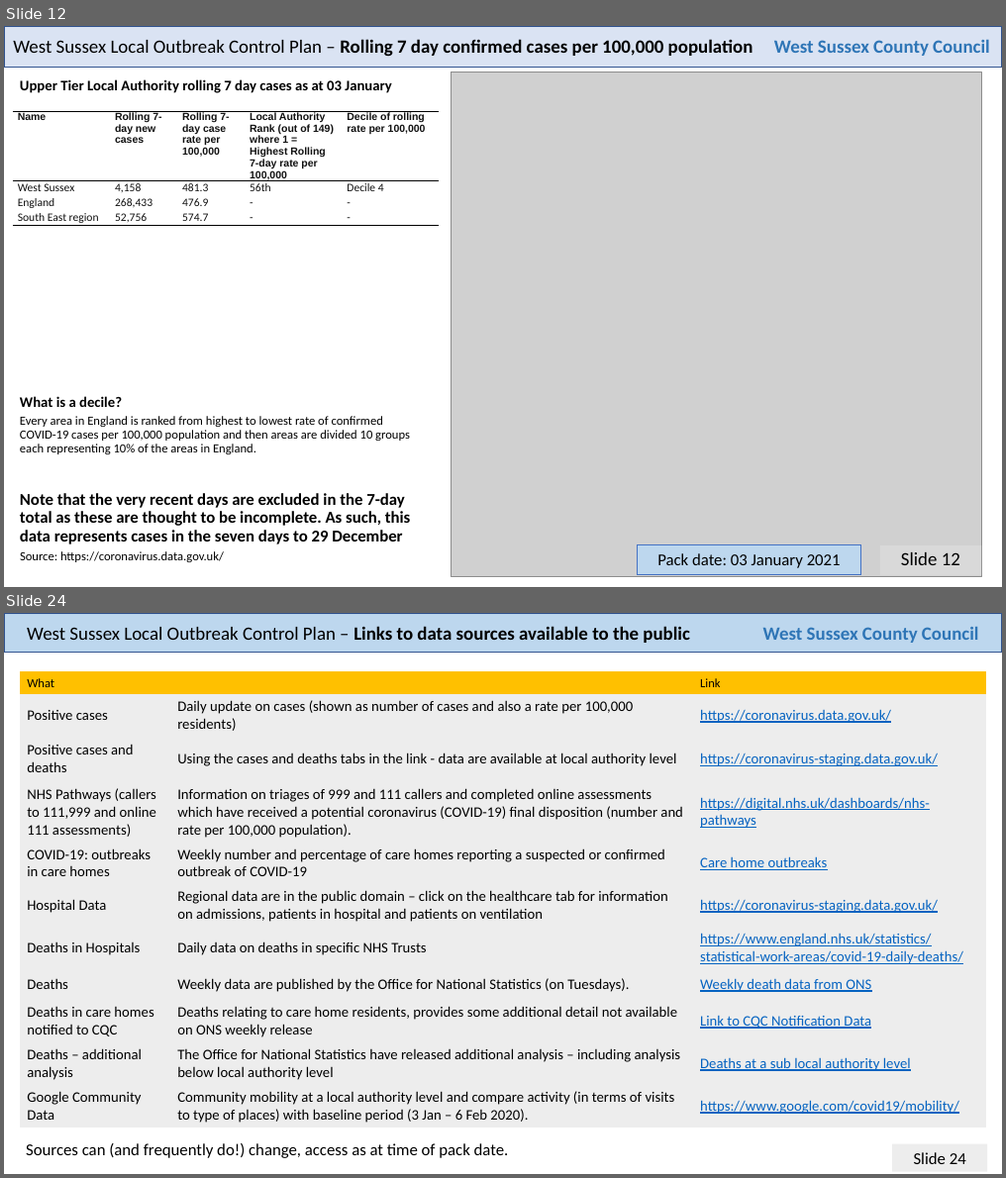
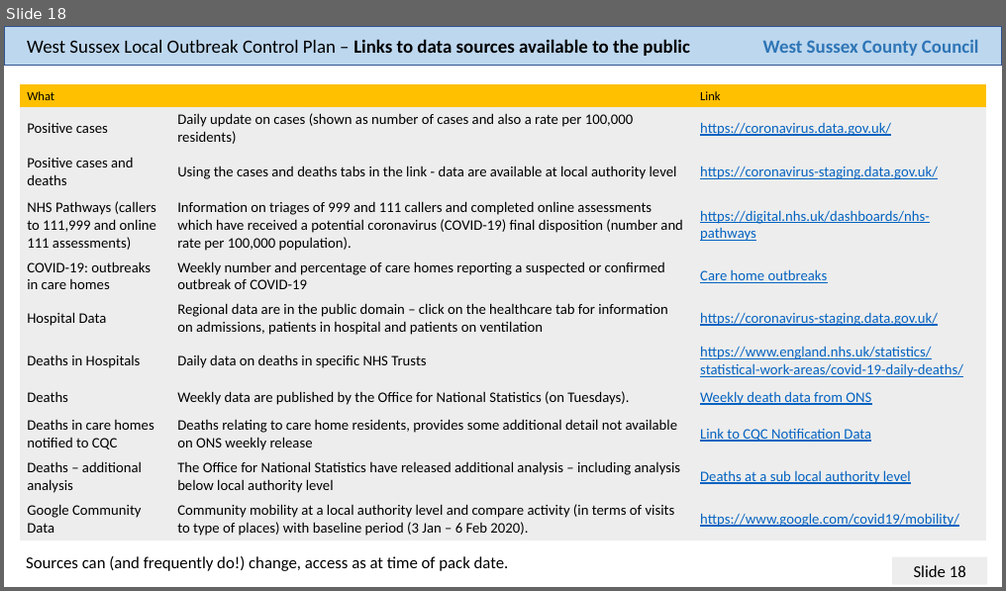
Before and after one commit to psychty/wsx_covid_datapack_public, a slide deck: Latest_West_Sussex_C19_slide_deck.pptx. Shown one above the other, each under a label of ours: slides 12 and 24 before the commit, slide 18 after it; the slides between them are not shown. The pictures are 1006x1178 and 1006x591 pixels, drawn with LibreOffice and Linux fonts; fonts in the diff are those of the drawing; grey boxes stand for pictures. Boxes give left, top, right and bottom in pixels: in the first picture for what was removed or moved away, otherwise in the second. Text is boxed around its words. In the diff, an @@ line names an element or a change of style, - is before the commit and + after.

```diff
--- a/Latest_West_Sussex_C19_slide_deck.pptx
+++ b/Latest_West_Sussex_C19_slide_deck.pptx
@@ slide 12 removed at <box>4,26,1002,587</box>, background #FFFFFF @@
@@ rectangle removed at <box>4,26,1002,68</box> @@
@@ text removed at <box>13,39,753,57</box> @@
-West Sussex Local Outbreak Control Plan – Rolling 7 day confirmed cases per 100,000 population
@@ text removed at <box>774,39,990,56</box> @@
-West Sussex County Council
@@ text removed at <box>20,79,391,93</box> @@
-Upper Tier Local Authority rolling 7 day cases as at 03 January
@@ picture removed at <box>450,72,982,577</box> @@
@@ table removed at <box>12,111,439,319</box>, 4 rows, 5 columns @@
-Name | Rolling 7-day new cases | Rolling 7-day case rate per 100,000 | Local Authority Rank (out of 149) where 1 = Highest Rolling 7-day rate per 100,000 | Decile of rolling rate per 100,000
-West Sussex | 4,158 | 481.3 | 56th | Decile 4
-England | 268,433 | 476.9 | - | -
-South East region | 52,756 | 574.7 | - | -
@@ text removed at <box>20,396,122,407</box> @@
-What is a decile?
@@ text removed at <box>20,416,410,455</box> @@
-Every area in England is ranked from highest to lowest rate of confirmed COVID-19 cases per 100,000 population and then areas are divided 10 groups each representing 10% of the areas in England.
@@ text removed at <box>20,493,411,545</box> @@
-Note that the very recent days are excluded in the 7-day total as these are thought to be incomplete. As such, this data represents cases in the seven days to 29 December
@@ text removed at <box>20,552,224,563</box> @@
-Source: https://coronavirus.data.gov.uk/
@@ rectangle removed at <box>638,545,862,574</box> @@
-Pack date: 03 January 2021
@@ text removed at <box>880,546,981,575</box> @@
-Slide 12
@@ what was slide 24 is now slide 18 @@
@@ page number at <box>914,566,966,577</box>: text changed @@
-Slide 24
+Slide 18
```
Also in this commit, not shown: 17 slides changed, 5 other slides removed, 48 other files.
